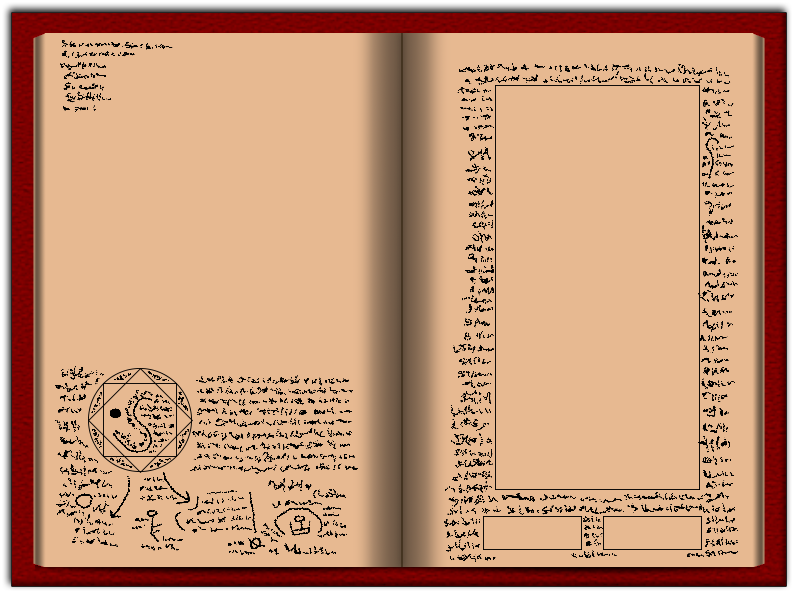
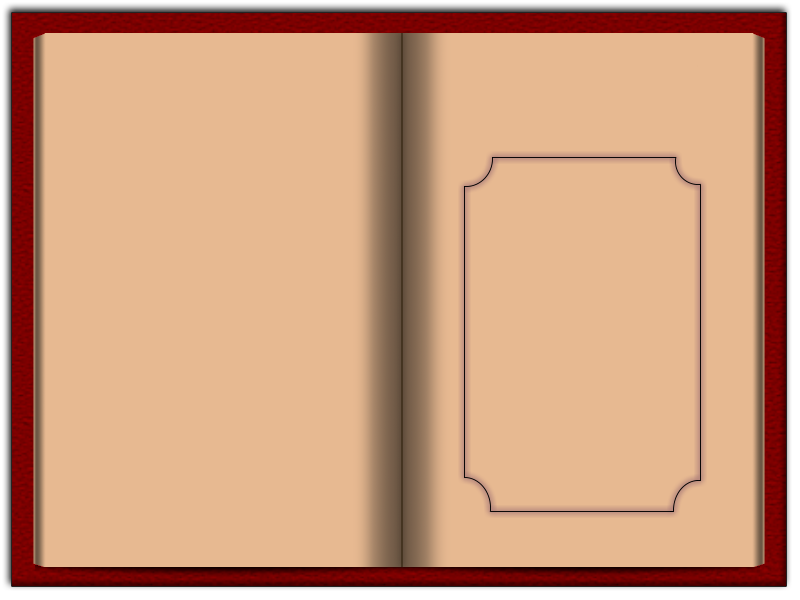
Two versions of the same layered image (800 × 600). Layer-by-layer changes:
added group "Character" with 7 layers above "Files" over [55, 40, 738, 556]
added layer "Ellipse 4 copy" in group "Character" over [464, 157, 701, 512]
hid group "Files" (3 layers) over [55, 40, 738, 562]
hid "Rectangle 10 copy 2" over [483, 85, 702, 550]
